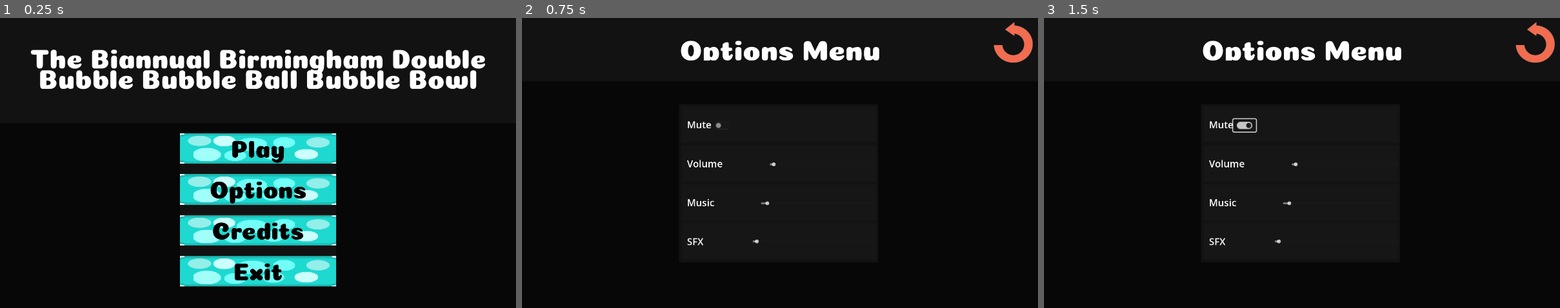
Above: before the commit, frames 1-3 (left to right).
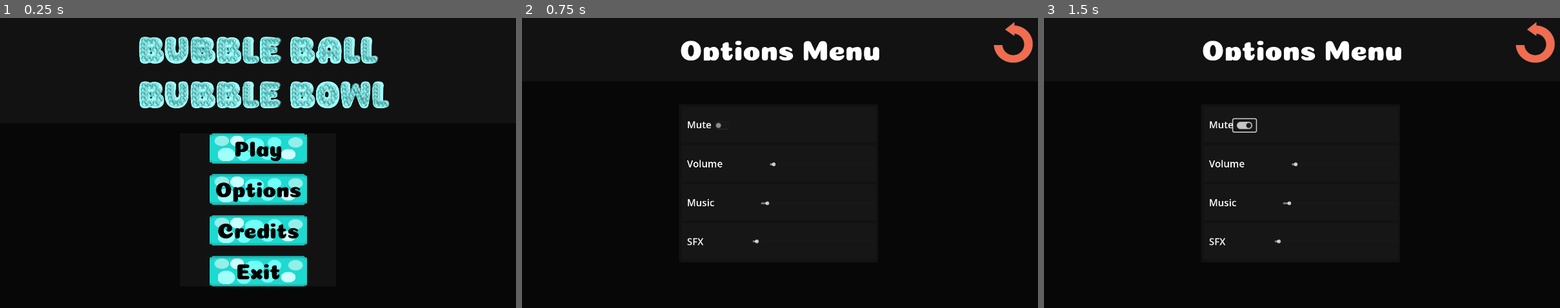
Above: after the commit, the same moments.

Repository: corpusCallosotomy/BubbleBowl
Game: Godot game, scene res://scenes/screens/menus/TitleScreen.tscn
Same seed, same stepped clock (60 frames per second), same inputs: the game is played once before the commit and once after it.
Inputs (mouse positions are in pixels of both pictures, inside the frame that each line leads up to):
- Up to frame 1 (0.25 s): no input
- Up to frame 2 (0.75 s): click "Options" at 0.5 s
- Up to frame 3 (1.5 s): click (1245, 125) at 1.25 s

The runs differ from the first frame. In frame 1, 20% of the frame differs, in the area x 6-95%, y 6-93%; in frame 2, nothing differs; in frame 3, nothing differs.

Commit message:
button updates

Diff:
--- /dev/null
+++ b/scenes/screens/menus/Button.tres
@@ -0,0 +1,6 @@
+[gd_resource type="StyleBoxTexture" load_steps=2 format=3 uid="uid://5qf2uatyrts4"]
+
+[ext_resource type="Texture2D" uid="uid://bfhf585p6v86g" path="res://art/UI/Buttons/Button_Base.png" id="1_ggu1u"]
+
+[resource]
+texture = ExtResource("1_ggu1u")
--- /dev/null
+++ b/scenes/screens/menus/ButtonHover.tres
@@ -0,0 +1,6 @@
+[gd_resource type="StyleBoxTexture" load_steps=2 format=3 uid="uid://bos66wfdey6cp"]
+
+[ext_resource type="Texture2D" uid="uid://ceuq8byybh1mb" path="res://art/UI/Buttons/Finished_Button_With_Circles_Darkened.png" id="1_jyb3c"]
+
+[resource]
+texture = ExtResource("1_jyb3c")
--- a/scenes/screens/menus/MatchEnd.tscn
+++ b/scenes/screens/menus/MatchEnd.tscn
@@ -1,22 +1,10 @@
-[gd_scene load_steps=10 format=3 uid="uid://cran8bdnnr1va"]
+[gd_scene load_steps=6 format=3 uid="uid://cran8bdnnr1va"]
 
 [ext_resource type="FontFile" uid="uid://dl8o4ya01bbxk" path="res://art/UI/Font/Coiny-Regular.ttf" id="1_ji7ms"]
 [ext_resource type="Script" path="res://scripts/menu_scripts/sceneSwitchButton.gd" id="2_qywtj"]
 [ext_resource type="Script" path="res://scenes/screens/menus/endscore.gd" id="2_r05ci"]
-[ext_resource type="Texture2D" uid="uid://b6mmuy17p4u77" path="res://art/UI/Buttons/Button_Highlighted.png" id="3_7xob4"]
-[ext_resource type="Texture2D" uid="uid://bfhf585p6v86g" path="res://art/UI/Buttons/Button_Base.png" id="4_x2wuc"]
-
-[sub_resource type="StyleBoxTexture" id="StyleBoxTexture_kamex"]
-texture = ExtResource("3_7xob4")
-
-[sub_resource type="StyleBoxTexture" id="StyleBoxTexture_ukbb6"]
-texture = ExtResource("4_x2wuc")
-
-[sub_resource type="StyleBoxTexture" id="StyleBoxTexture_v486p"]
-texture = ExtResource("3_7xob4")
-
-[sub_resource type="StyleBoxTexture" id="StyleBoxTexture_28mvn"]
-texture = ExtResource("4_x2wuc")
+[ext_resource type="StyleBox" uid="uid://bos66wfdey6cp" path="res://scenes/screens/menus/ButtonHover.tres" id="3_v167u"]
+[ext_resource type="StyleBox" uid="uid://5qf2uatyrts4" path="res://scenes/screens/menus/Button.tres" id="4_n2ag5"]
 
 [node name="MatchEnd" type="Control"]
 layout_mode = 3
@@ -108,6 +96,7 @@
 offset_right = 331.0
 offset_bottom = 25.5
 grow_vertical = 2
+theme_override_fonts/font = ExtResource("1_ji7ms")
 theme_override_font_sizes/font_size = 56
 text = "Player 1 Score: "
 
@@ -124,6 +113,7 @@
 offset_bottom = 39.5
 grow_horizontal = 0
 grow_vertical = 2
+theme_override_fonts/font = ExtResource("1_ji7ms")
 theme_override_font_sizes/font_size = 56
 text = "0000"
 horizontal_alignment = 2
@@ -144,6 +134,7 @@
 offset_right = 331.0
 offset_bottom = 25.5
 grow_vertical = 2
+theme_override_fonts/font = ExtResource("1_ji7ms")
 theme_override_font_sizes/font_size = 56
 text = "Player 2 Score: "
 
@@ -160,6 +151,7 @@
 offset_bottom = 39.5
 grow_horizontal = 0
 grow_vertical = 2
+theme_override_fonts/font = ExtResource("1_ji7ms")
 theme_override_font_sizes/font_size = 56
 text = "0000"
 horizontal_alignment = 2
@@ -181,45 +173,43 @@
 grow_horizontal = 2
 grow_vertical = 0
 
-[node name="HSplitContainer" type="HSplitContainer" parent="CanvasLayer/NavButtons"]
-layout_mode = 1
-anchors_preset = 15
-anchor_right = 1.0
-anchor_bottom = 1.0
-grow_horizontal = 2
-grow_vertical = 2
-
-[node name="PlayButton" type="Button" parent="CanvasLayer/NavButtons/HSplitContainer"]
-layout_mode = 2
+[node name="PlayButton" type="Button" parent="CanvasLayer/NavButtons"]
+layout_mode = 2
+offset_left = 260.0
+offset_right = 860.0
+offset_bottom = 200.0
 size_flags_horizontal = 3
 theme_override_colors/font_hover_pressed_color = Color(0, 0, 0.443137, 1)
 theme_override_colors/font_hover_color = Color(0, 0, 0.443137, 1)
 theme_override_colors/font_color = Color(0, 0, 0, 1)
 theme_override_fonts/font = ExtResource("1_ji7ms")
 theme_override_font_sizes/font_size = 90
-theme_override_styles/hover = SubResource("StyleBoxTexture_kamex")
-theme_override_styles/normal = SubResource("StyleBoxTexture_ukbb6")
+theme_override_styles/hover = ExtResource("3_v167u")
+theme_override_styles/normal = ExtResource("4_n2ag5")
 text = "REPLAY!"
 icon_alignment = 1
 expand_icon = true
 script = ExtResource("2_qywtj")
 nextScene = "res://scenes/screens/arena/arena.tscn"
 
-[node name="MenuButton" type="Button" parent="CanvasLayer/NavButtons/HSplitContainer"]
-layout_mode = 2
+[node name="MenuButton" type="Button" parent="CanvasLayer/NavButtons"]
+layout_mode = 2
+offset_left = 1060.0
+offset_right = 1660.0
+offset_bottom = 200.0
 size_flags_horizontal = 3
 theme_override_colors/font_hover_pressed_color = Color(0, 0, 0.443137, 1)
 theme_override_colors/font_hover_color = Color(0, 0, 0.443137, 1)
 theme_override_colors/font_color = Color(0, 0, 0, 1)
 theme_override_fonts/font = ExtResource("1_ji7ms")
 theme_override_font_sizes/font_size = 90
-theme_override_styles/hover = SubResource("StyleBoxTexture_v486p")
-theme_override_styles/normal = SubResource("StyleBoxTexture_28mvn")
+theme_override_styles/hover = ExtResource("3_v167u")
+theme_override_styles/normal = ExtResource("4_n2ag5")
 text = "Menu"
 icon_alignment = 1
 expand_icon = true
 script = ExtResource("2_qywtj")
 nextScene = "res://scenes/screens/menus/TitleScreen.tscn"
 
-[connection signal="pressed" from="CanvasLayer/NavButtons/HSplitContainer/PlayButton" to="CanvasLayer/NavButtons/HSplitContainer/PlayButton" method="_on_pressed"]
-[connection signal="pressed" from="CanvasLayer/NavButtons/HSplitContainer/MenuButton" to="CanvasLayer/NavButtons/HSplitContainer/MenuButton" method="_on_pressed"]
+[connection signal="pressed" from="CanvasLayer/NavButtons/PlayButton" to="CanvasLayer/NavButtons/PlayButton" method="_on_pressed"]
+[connection signal="pressed" from="CanvasLayer/NavButtons/MenuButton" to="CanvasLayer/NavButtons/MenuButton" method="_on_pressed"]
--- a/scenes/screens/menus/TitleScreen.tscn
+++ b/scenes/screens/menus/TitleScreen.tscn
@@ -1,31 +1,29 @@
-[gd_scene load_steps=14 format=3 uid="uid://cblvjtwmofbld"]
+[gd_scene load_steps=16 format=3 uid="uid://cblvjtwmofbld"]
 
+[ext_resource type="Texture2D" uid="uid://dkjk3h12fvdvm" path="res://art/UI/Button_Base.png" id="1_t06hj"]
 [ext_resource type="Script" path="res://scripts/menu_scripts/sceneSwitchButton.gd" id="2_32q7n"]
-[ext_resource type="Texture2D" uid="uid://b6mmuy17p4u77" path="res://art/UI/Buttons/Button_Highlighted.png" id="2_qvx5d"]
+[ext_resource type="Texture2D" uid="uid://ceuq8byybh1mb" path="res://art/UI/Buttons/Finished_Button_With_Circles_Darkened.png" id="2_i22td"]
 [ext_resource type="FontFile" uid="uid://dl8o4ya01bbxk" path="res://art/UI/Font/Coiny-Regular.ttf" id="2_yqd12"]
 [ext_resource type="Texture2D" uid="uid://bfhf585p6v86g" path="res://art/UI/Buttons/Button_Base.png" id="3_e4j7c"]
 [ext_resource type="Script" path="res://scripts/menu_scripts/quitApplication.gd" id="3_kn0er"]
+[ext_resource type="StyleBox" uid="uid://bos66wfdey6cp" path="res://scenes/screens/menus/ButtonHover.tres" id="6_klkbi"]
+[ext_resource type="StyleBox" uid="uid://5qf2uatyrts4" path="res://scenes/screens/menus/Button.tres" id="7_5adjp"]
+[ext_resource type="AudioStream" uid="uid://dwtteyw2sn21a" path="res://audio/sfx/ui/UI_Select.wav" id="7_qg75e"]
 
 [sub_resource type="StyleBoxTexture" id="StyleBoxTexture_di763"]
-texture = ExtResource("2_qvx5d")
+texture = ExtResource("2_i22td")
 
 [sub_resource type="StyleBoxTexture" id="StyleBoxTexture_elwkr"]
 texture = ExtResource("3_e4j7c")
 
-[sub_resource type="StyleBoxTexture" id="StyleBoxTexture_7kyd0"]
-texture = ExtResource("2_qvx5d")
-
-[sub_resource type="StyleBoxTexture" id="StyleBoxTexture_qgtiy"]
-texture = ExtResource("3_e4j7c")
-
 [sub_resource type="StyleBoxTexture" id="StyleBoxTexture_7hijq"]
-texture = ExtResource("2_qvx5d")
+texture = ExtResource("2_i22td")
 
 [sub_resource type="StyleBoxTexture" id="StyleBoxTexture_4k1ju"]
 texture = ExtResource("3_e4j7c")
 
 [sub_resource type="StyleBoxTexture" id="StyleBoxTexture_ddkuf"]
-texture = ExtResource("2_qvx5d")
+texture = ExtResource("2_i22td")
 
 [sub_resource type="StyleBoxTexture" id="StyleBoxTexture_jbvn0"]
 texture = ExtResource("3_e4j7c")
@@ -55,18 +53,25 @@
 offset_bottom = 392.0
 grow_horizontal = 2
 
+[node name="TextureRect" type="TextureRect" parent="CanvasLayer/Title"]
+layout_mode = 0
+offset_left = 484.0
+offset_top = -308.0
+offset_right = 1484.0
+offset_bottom = 692.0
+pivot_offset = Vector2(500, 500)
+texture = ExtResource("1_t06hj")
+expand_mode = 1
+
 [node name="CenterContainer" type="CenterContainer" parent="CanvasLayer/Title"]
-layout_mode = 1
-anchors_preset = 15
-anchor_right = 1.0
-anchor_bottom = 1.0
-grow_horizontal = 2
-grow_vertical = 2
-
-[node name="TextureRect" type="TextureRect" parent="CanvasLayer/Title/CenterContainer"]
-layout_mode = 2
+visible = false
+clip_contents = true
+layout_mode = 0
+offset_right = 2048.0
+offset_bottom = 2048.0
 
 [node name="RichTextLabel" type="RichTextLabel" parent="CanvasLayer/Title"]
+visible = false
 layout_mode = 1
 anchors_preset = 15
 anchor_right = 1.0
@@ -96,22 +101,25 @@
 
 [node name="VBoxContainer" type="VBoxContainer" parent="CanvasLayer/ButtonMenu"]
 layout_mode = 1
-anchors_preset = 15
-anchor_right = 1.0
+anchors_preset = 13
+anchor_left = 0.5
+anchor_right = 0.5
 anchor_bottom = 1.0
+offset_left = -180.5
+offset_right = 181.5
 grow_horizontal = 2
 grow_vertical = 2
 size_flags_stretch_ratio = 42.85
 theme_override_constants/separation = 40
 alignment = 1
 
-[node name="PlayButton" type="Button" parent="CanvasLayer/ButtonMenu/VBoxContainer"]
+[node name="PlayButton" type="Button" parent="CanvasLayer/ButtonMenu/VBoxContainer" node_paths=PackedStringArray("sfxSound")]
 layout_mode = 2
 size_flags_vertical = 3
-theme_override_colors/font_hover_pressed_color = Color(1.20327e-06, 0, 0.472347, 1)
+theme_override_colors/font_hover_pressed_color = Color(0, 0, 0.443137, 1)
 theme_override_colors/font_color = Color(0, 0, 0, 1)
 theme_override_fonts/font = ExtResource("2_yqd12")
-theme_override_font_sizes/font_size = 90
+theme_override_font_sizes/font_size = 80
 theme_override_styles/hover = SubResource("StyleBoxTexture_di763")
 theme_override_styles/normal = SubResource("StyleBoxTexture_elwkr")
 text = "Play"
@@ -119,21 +127,23 @@
 expand_icon = true
 script = ExtResource("2_32q7n")
 nextScene = "res://scenes/screens/menus/GameModeScreen.tscn"
+sfxSound = NodePath("../../../../AudioStreamPlayer")
 
-[node name="OptionsButton" type="Button" parent="CanvasLayer/ButtonMenu/VBoxContainer"]
+[node name="OptionsButton" type="Button" parent="CanvasLayer/ButtonMenu/VBoxContainer" node_paths=PackedStringArray("sfxSound")]
 layout_mode = 2
 size_flags_vertical = 3
 theme_override_colors/font_hover_color = Color(1.03481e-06, 0, 0.442967, 1)
 theme_override_colors/font_color = Color(0, 0, 0, 1)
 theme_override_fonts/font = ExtResource("2_yqd12")
-theme_override_font_sizes/font_size = 90
-theme_override_styles/hover = SubResource("StyleBoxTexture_7kyd0")
-theme_override_styles/normal = SubResource("StyleBoxTexture_qgtiy")
+theme_override_font_sizes/font_size = 80
+theme_override_styles/hover = ExtResource("6_klkbi")
+theme_override_styles/normal = ExtResource("7_5adjp")
 text = "Options"
 icon_alignment = 1
 expand_icon = true
 script = ExtResource("2_32q7n")
 nextScene = "res://scenes/screens/menus/OptionScreen.tscn"
+sfxSound = NodePath("../../../../AudioStreamPlayer")
 
 [node name="CreditButton" type="Button" parent="CanvasLayer/ButtonMenu/VBoxContainer"]
 layout_mode = 2
@@ -141,7 +151,7 @@
 theme_override_colors/font_hover_color = Color(0, 0, 0.443137, 1)
 theme_override_colors/font_color = Color(0, 0, 0, 1)
 theme_override_fonts/font = ExtResource("2_yqd12")
-theme_override_font_sizes/font_size = 90
+theme_override_font_sizes/font_size = 80
 theme_override_styles/hover = SubResource("StyleBoxTexture_7hijq")
 theme_override_styles/normal = SubResource("StyleBoxTexture_4k1ju")
 text = "Credits"
@@ -156,7 +166,7 @@
 theme_override_colors/font_hover_color = Color(0, 0, 0.443137, 1)
 theme_override_colors/font_color = Color(0, 0, 0, 1)
 theme_override_fonts/font = ExtResource("2_yqd12")
-theme_override_font_sizes/font_size = 90
+theme_override_font_sizes/font_size = 80
 theme_override_styles/hover = SubResource("StyleBoxTexture_ddkuf")
 theme_override_styles/normal = SubResource("StyleBoxTexture_jbvn0")
 text = "Exit"
@@ -164,6 +174,9 @@
 expand_icon = true
 script = ExtResource("3_kn0er")
 
+[node name="AudioStreamPlayer" type="AudioStreamPlayer" parent="."]
+stream = ExtResource("7_qg75e")
+
 [connection signal="pressed" from="CanvasLayer/ButtonMenu/VBoxContainer/PlayButton" to="CanvasLayer/ButtonMenu/VBoxContainer/PlayButton" method="_on_pressed"]
 [connection signal="pressed" from="CanvasLayer/ButtonMenu/VBoxContainer/OptionsButton" to="CanvasLayer/ButtonMenu/VBoxContainer/OptionsButton" method="_on_pressed"]
 [connection signal="pressed" from="CanvasLayer/ButtonMenu/VBoxContainer/CreditButton" to="CanvasLayer/ButtonMenu/VBoxContainer/CreditButton" method="_on_pressed"]
Binary file added: art/UI/Button_Base.png
Not shown, added: art/UI/Button_Base.png.import
Binary file changed: art/UI/Buttons/Button_Base.png
Binary file changed: art/UI/Buttons/Button_Highlighted.png
Binary file added: art/UI/Buttons/Finished_Button_Darkened.png
Not shown, added: art/UI/Buttons/Finished_Button_Darkened.png.import
Binary file added: art/UI/Buttons/Finished_Button_With_Circles_Darkened.png
Not shown, added: art/UI/Buttons/Finished_Button_With_Circles_Darkened.png.import
